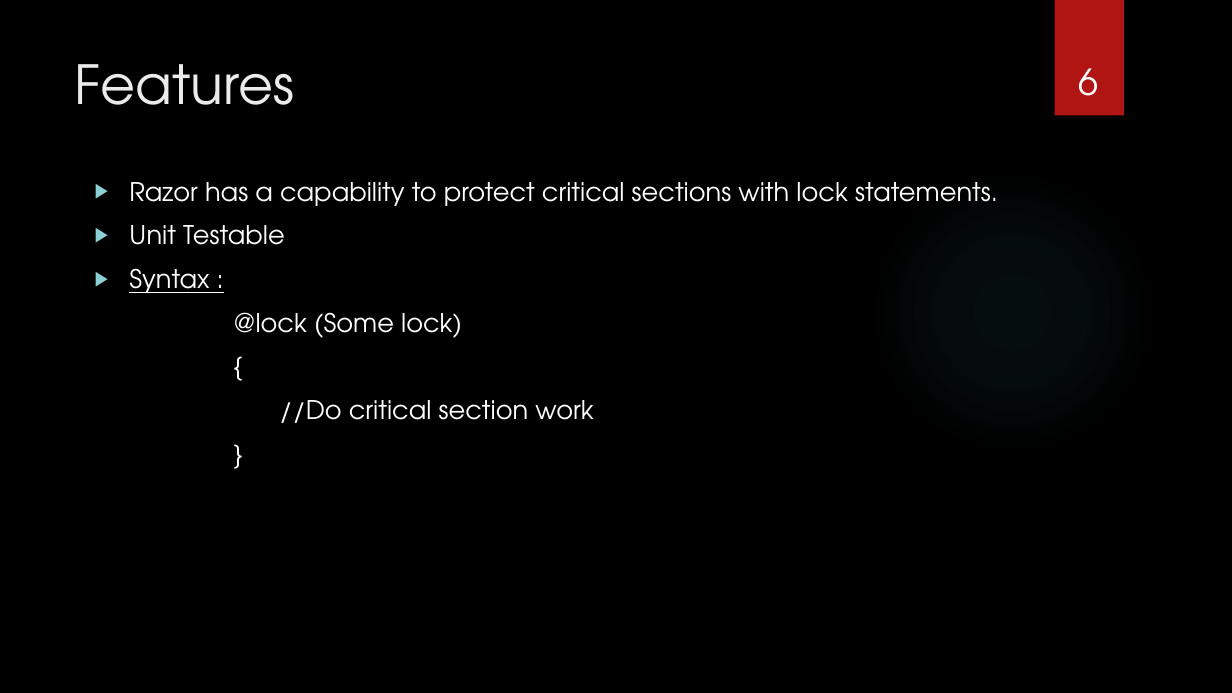
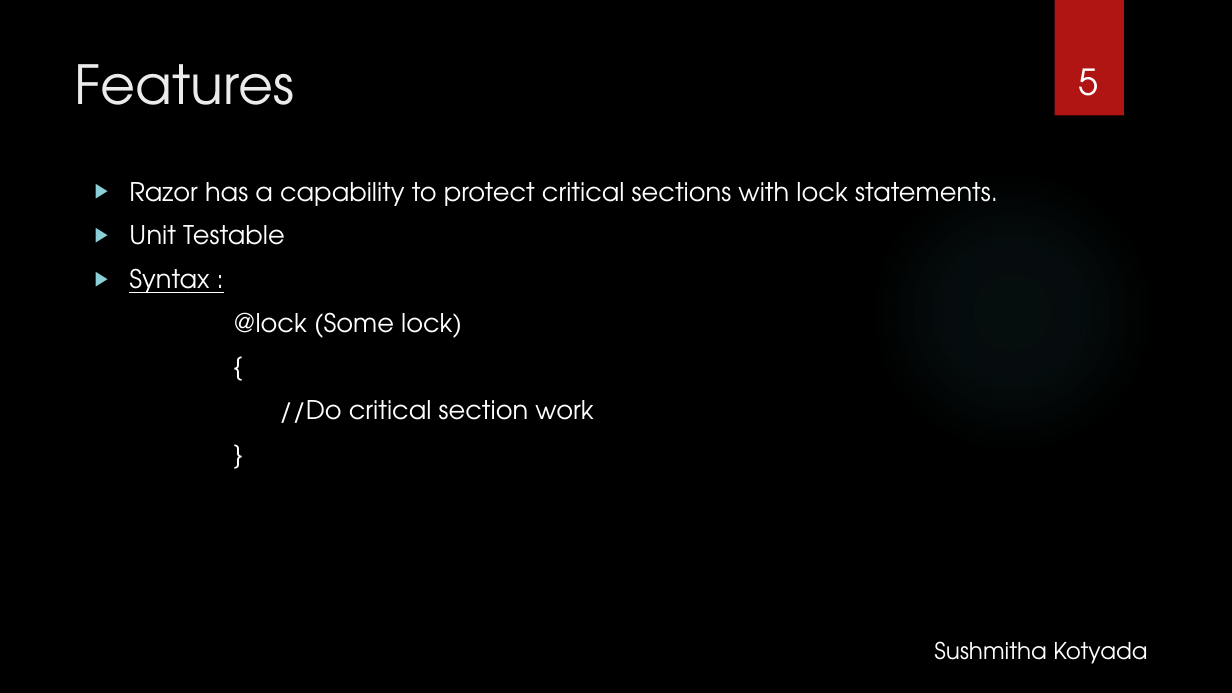
Before and after one commit to bharadwaj0211/RazorDemo, a slide deck: slide 5 of Razor_UX.pptx (slide 6 before the commit). Drawn at 1232x693 pixels with LibreOffice and Linux fonts; fonts in the diff are those of the drawing; background and template pictures are left out. Boxes give left, top, right and bottom in pixels: in the first picture for what was removed or moved away, otherwise in the second. Text is boxed around its words. In the diff, an @@ line names an element or a change of style, - is before the commit and + after.

```diff
--- a/Razor_UX.pptx
+++ b/Razor_UX.pptx
@@ page number at (1078, 68, 1098, 96): text changed @@
-6
+5
@@ text added at (934, 641, 1147, 664), 18 pt, text #FFFFFF @@
+Sushmitha Kotyada
```
Also in this commit, not shown: 13 other slides changed, 1 slide added, 1 slide removed.
